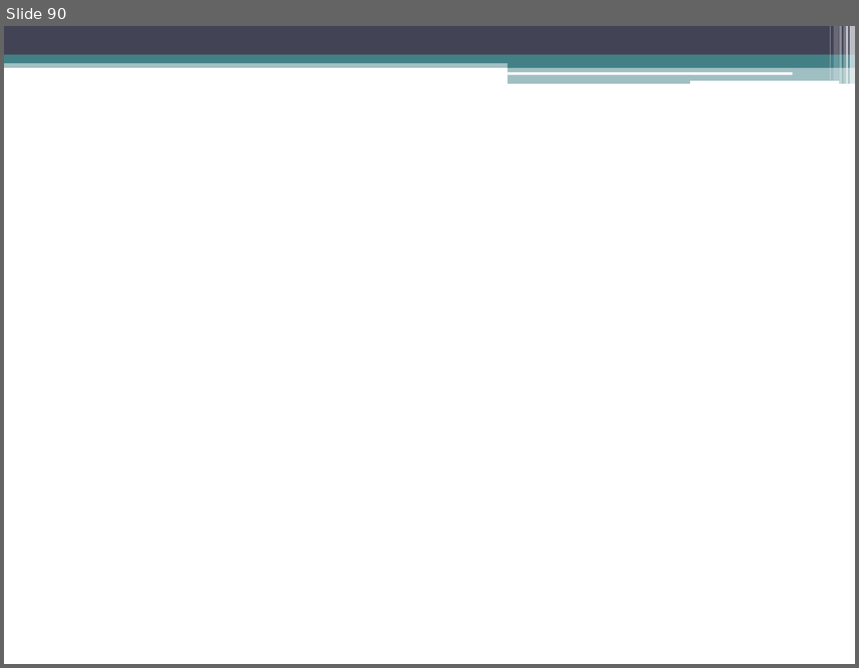
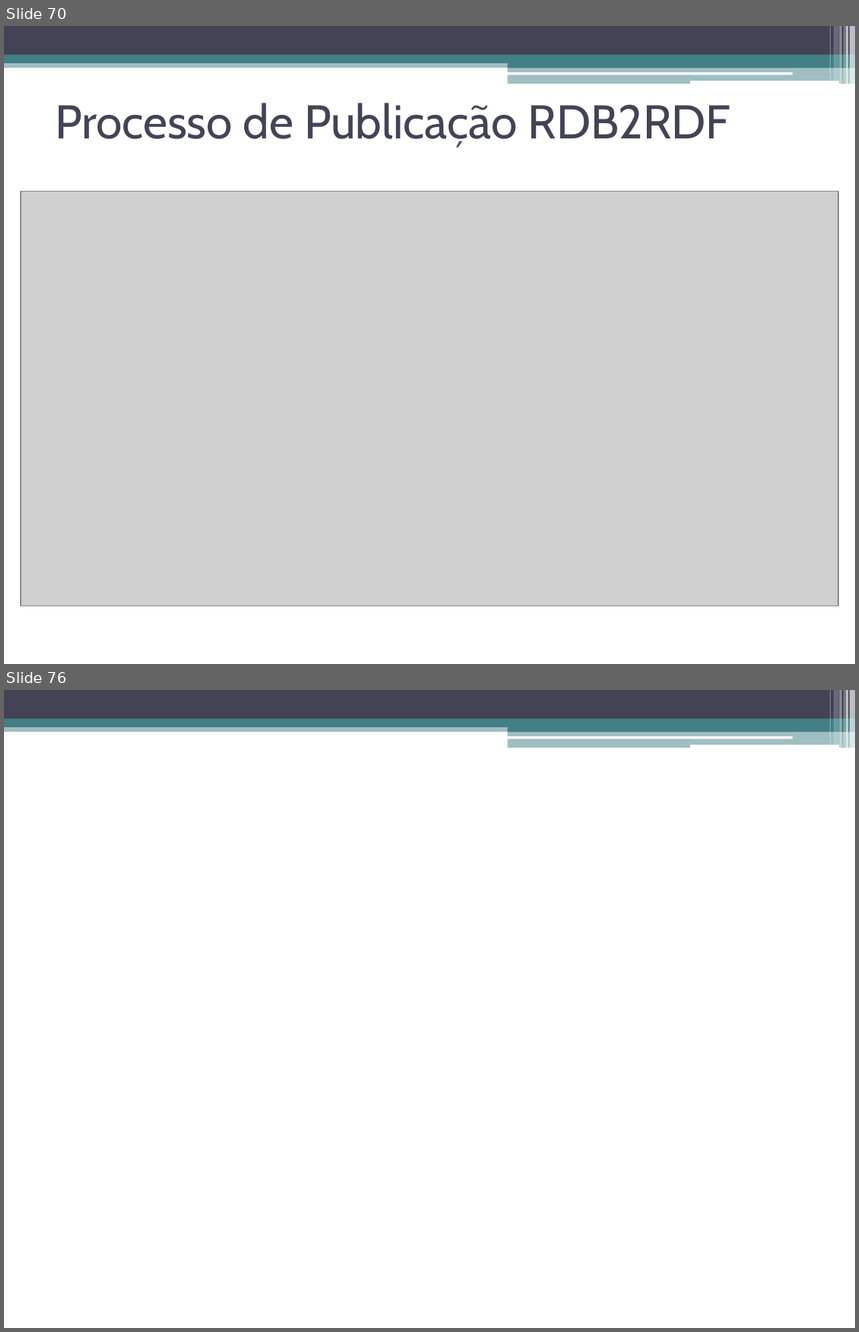
Before and after one commit to luiseufrasio/mestrado-ufc-eufrasio, a slide deck: dissertação/dissertacao_eufrasio-slides.pptx. Shown one above the other, each under a label of ours: slide 90 before the commit, slides 70 and 76 after it; the slides between them are not shown. The pictures are 859x668 and 859x1332 pixels, drawn with LibreOffice and Linux fonts; fonts in the diff are those of the drawing; grey boxes stand for pictures. Boxes give left, top, right and bottom in pixels: in the first picture for what was removed or moved away, otherwise in the second. Text is boxed around its words. In the diff, an @@ line names an element or a change of style, - is before the commit and + after.

```diff
--- a/dissertação/dissertacao_eufrasio-slides.pptx
+++ b/dissertação/dissertacao_eufrasio-slides.pptx
@@ slide 70 added at bbox=[4, 26, 855, 664], background #FFFFFF; not listed: 13 template elements that a slide beside it also shows @@
@@ title added at bbox=[55, 103, 731, 148], 40 pt, text #424456 @@
+Processo de Publicação RDB2RDF
@@ picture added at bbox=[21, 191, 839, 607] @@
@@ what was slide 90 is now slide 76 @@
```
Also in this commit, not shown: 9 other slides added, 24 slides removed, 2 other files.
